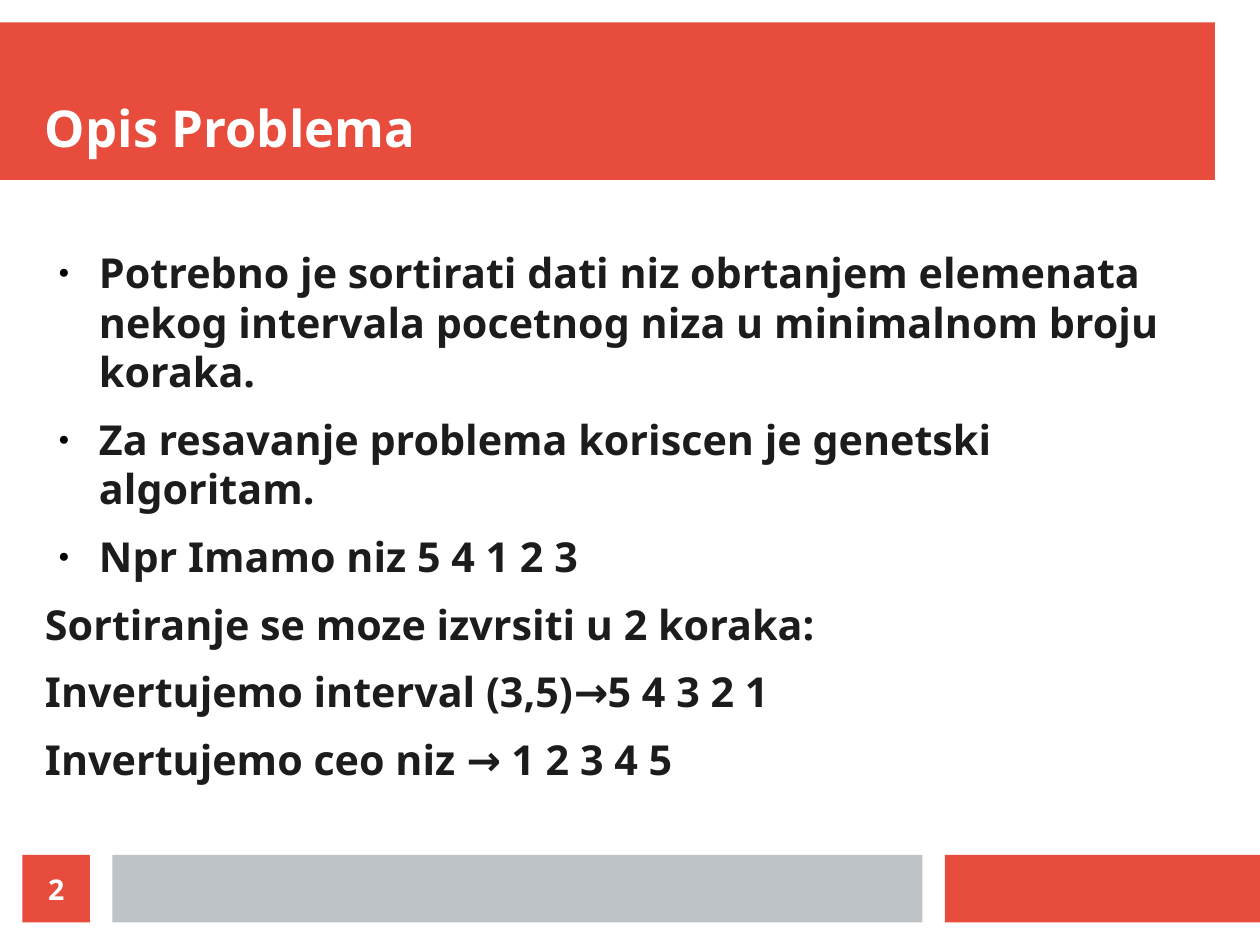
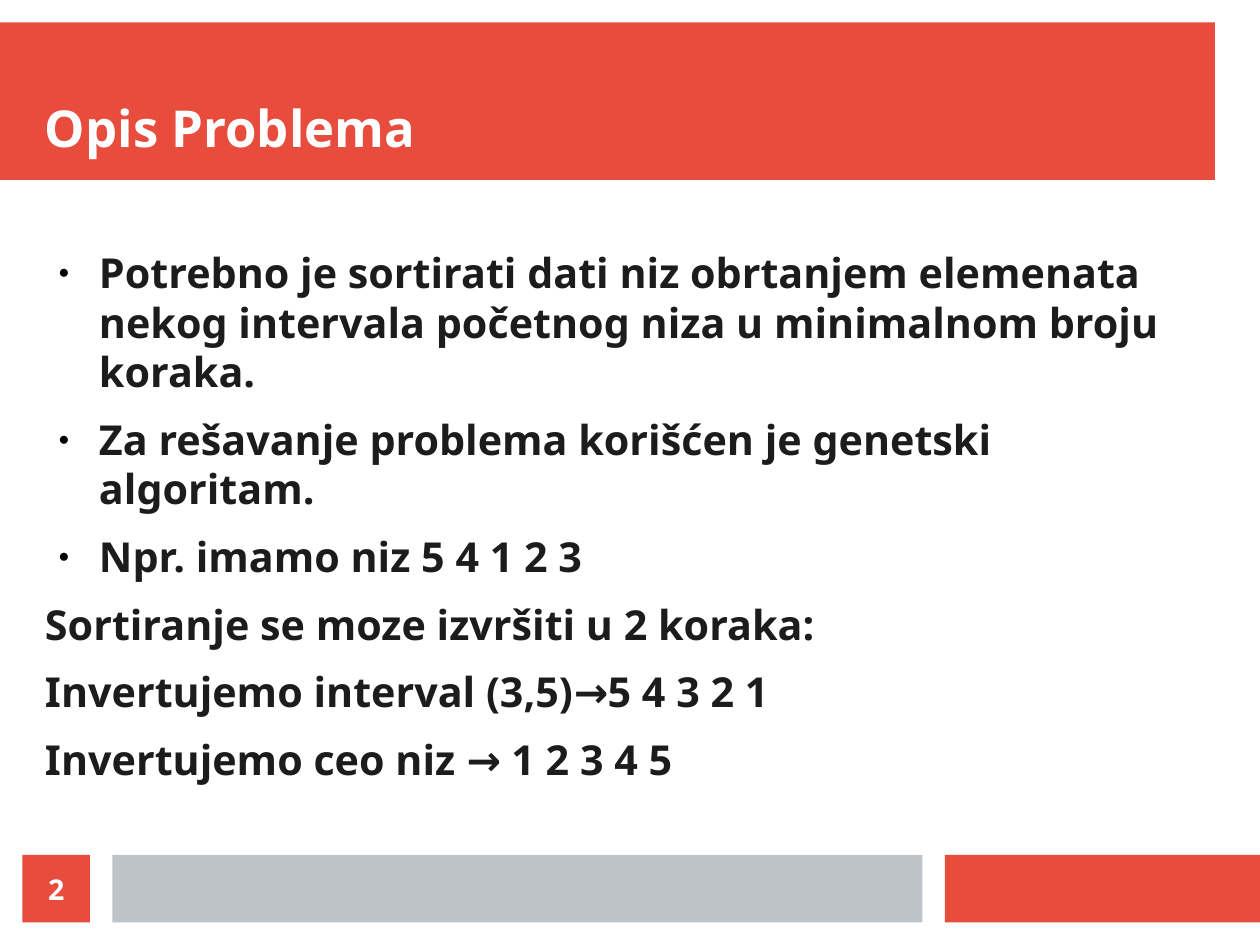
Before and after one commit to LukaVujcic/Minimum-Sorting-By-Reversals, a slide deck: slide 2 of prezentacija.odp. Drawn at 1260x945 pixels with LibreOffice and Linux fonts; fonts in the diff are those of the drawing. Boxes give left, top, right and bottom in pixels: in the first picture for what was removed or moved away, otherwise in the second. Text is boxed around its words. In the diff, an @@ line names an element or a change of style, - is before the commit and + after.

```diff
--- a/prezentacija.odp
+++ b/prezentacija.odp
@@ text at box(45, 256, 1158, 650): text changed @@
-● Potrebno je sortirati dati niz obrtanjem elemenata nekog intervala pocetnog niza u minimalnom broju koraka.
-● Za resavanje problema koriscen je genetski algoritam.
-● Npr Imamo niz 5 4 1 2 3
-Sortiranje se moze izvrsiti u 2 koraka:
+● Potrebno je sortirati dati niz obrtanjem elemenata nekog intervala početnog niza u minimalnom broju koraka.
+● Za rešavanje problema korišćen je genetski algoritam.
+● Npr. imamo niz 5 4 1 2 3
+Sortiranje se moze izvršiti u 2 koraka:
```
Also in this commit, not shown: 10 other slides changed.
